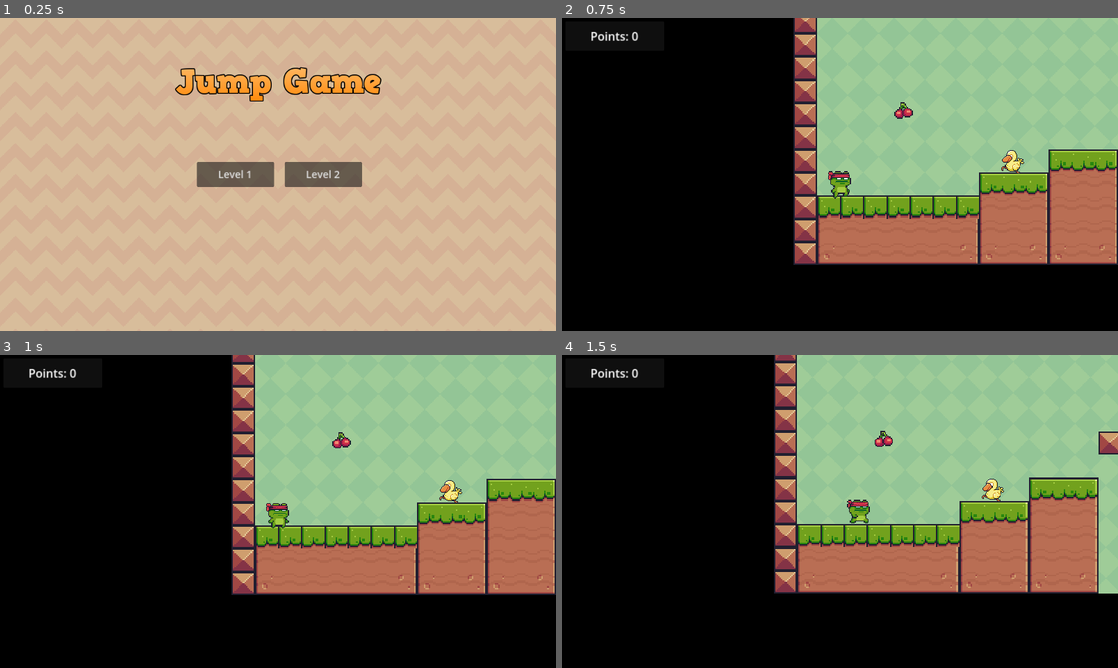
Above: before the commit, frames 1-4 (two rows, left to right).
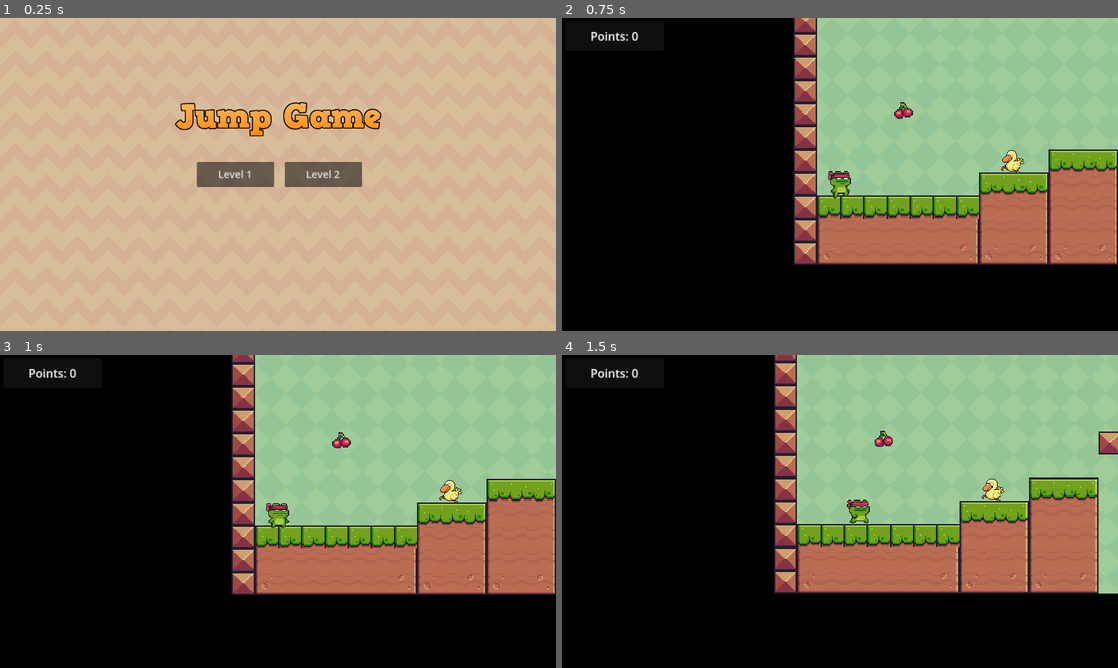
Above: after the commit, the same moments.

Repository: juanmagelay/2d-platformer-videogame
Game: Godot game, scene res://scenes/main_menu.tscn
Two runs of this game, one before a commit and one after it. Both use one fixed random seed, a clock stepped at 60 frames per second and the inputs below.
Inputs:
- Up to frame 1 (0.25 s): no input
- Up to frame 2 (0.75 s): click "Level 1" at 0.5 s
- Up to frame 3 (1 s): no input
- Up to frame 4 (1.5 s): hold Right (right) from 1.28 s (still down)

The runs differ from the first frame. In frame 1, 4.2% of the frame differs, in the area x 31-69%, y 15-38%; in frame 2, nothing differs; in frame 3, nothing differs; in frame 4, nothing differs.

Commit message:
Game name anchor point and position

Diff:
--- a/scenes/main_menu.tscn
+++ b/scenes/main_menu.tscn
@@ -18,13 +18,15 @@
 stretch_mode = 1
 
 [node name="TextureRect" type="TextureRect" parent="."]
-anchors_preset = 5
+anchors_preset = -1
 anchor_left = 0.5
+anchor_top = 0.323
 anchor_right = 0.5
+anchor_bottom = 0.323
 offset_left = -222.5
-offset_top = 93.0
+offset_top = -44.304
 offset_right = 222.5
-offset_bottom = 181.0
+offset_bottom = 43.696
 grow_horizontal = 2
 texture = ExtResource("2_dajls")
 
